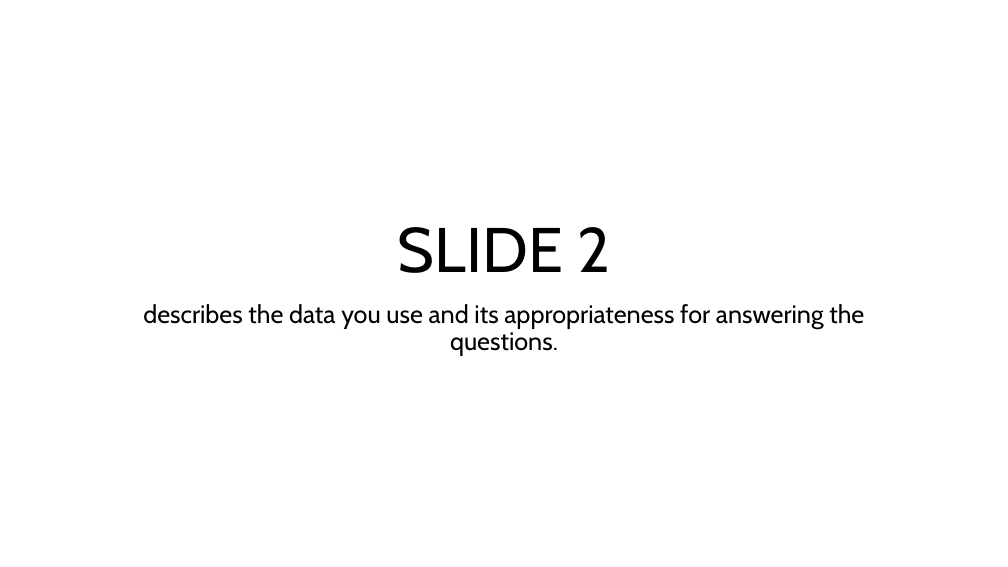
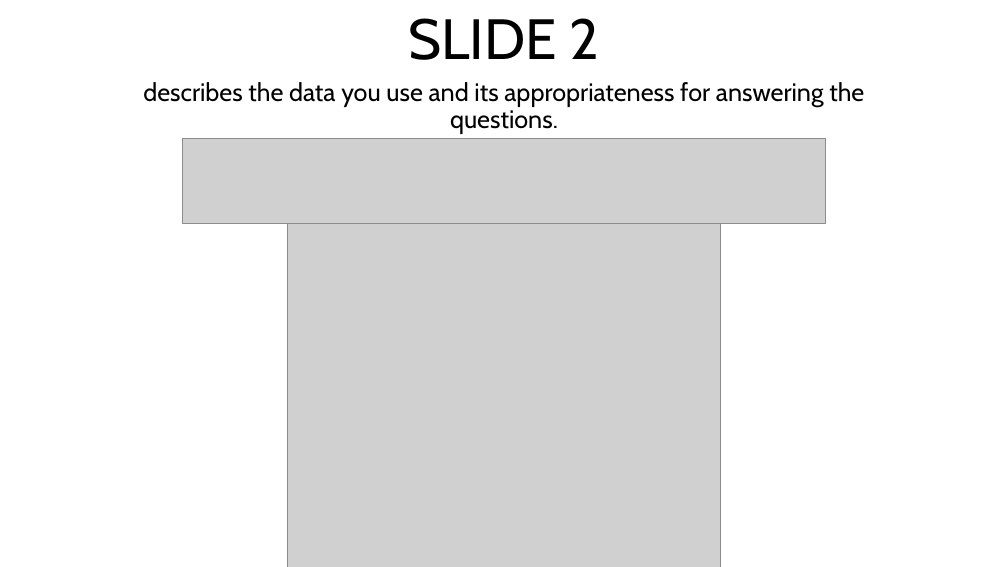
Before and after one commit to SamLeeBYU/ChicagoCrimes, a slide deck: slide 2 of Competition.pptx. Drawn at 1008x567 pixels with LibreOffice and Linux fonts; fonts in the diff are those of the drawing; grey boxes stand for pictures. Boxes give left, top, right and bottom in pixels: in the first picture for what was removed or moved away, otherwise in the second. Text is boxed around its words. In the diff, an @@ line names an element or a change of style, - is before the commit and + after.

```diff
--- a/Competition.pptx
+++ b/Competition.pptx
@@ title "SLIDE 2": place and size @@
-title "SLIDE 2" at (398,227,610,273)
+title "SLIDE 2" at (408,18,600,60)
@@ title "SLIDE 2" at (408,18,600,60): size 60 to 54 pt @@
@@ subtitle "describes the data you use ...": place and size @@
-subtitle "describes the data you use ..." at (143,304,864,356)
+subtitle "describes the data you use ..." at (143,82,864,134)
@@ picture added at (183,138,826,224) @@
@@ picture added at (288,224,721,567) @@
```
